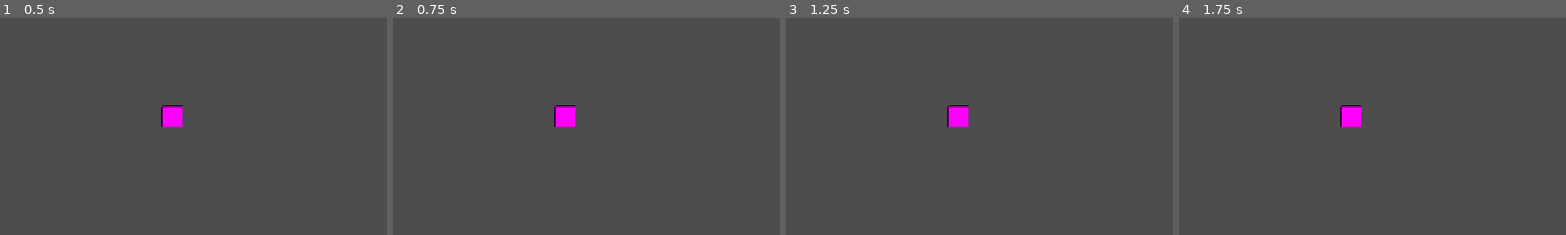
Above: before the commit, frames 1-4 (left to right).
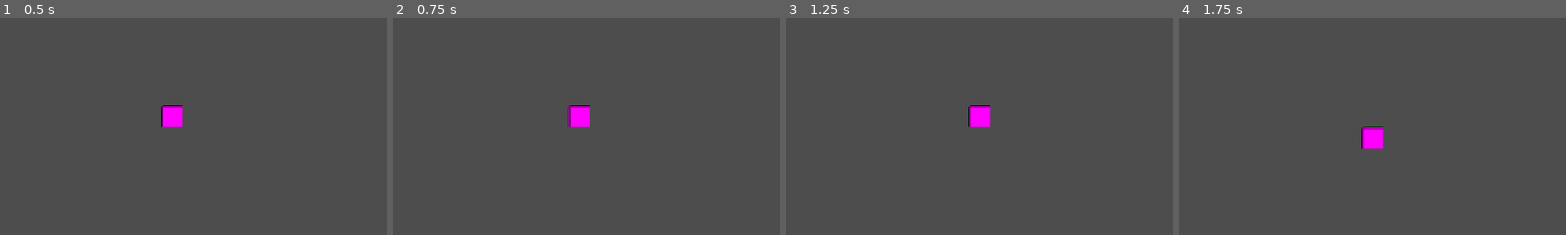
Above: after the commit, the same moments.

Repository: AaravBhatt1/GameJam26
Game: Godot game, scene res://Scenes/level.tscn
Same seed, same stepped clock (60 frames per second), same inputs: the game is played once before the commit and once after it.
Inputs:
- Up to frame 1 (0.5 s): no input
- Up to frame 2 (0.75 s): tap Enter at 0.5 s; hold D (MoveRight) from 0.53 s (still down)
- Up to frame 3 (1.25 s): keep holding D (MoveRight)
- Up to frame 4 (1.75 s): tap Space at 1.25 s; release D (MoveRight) at 1.28 s; hold S (MoveDown) from 1.28 s (still down)
The pictures show only the part of the screen within x 34-84%, y 27-76%; the shares and areas given below are measured in that part.

Frame 1 is identical in both runs. In frame 2, 0.8% of the frame differs, in the area x 41-51%, y 40-51%; in frame 3, 1.2%, in the area x 41-53%, y 40-51%; in frame 4, 1.2%.

Commit message:
Medusa Movement

Diff:
--- a/Scenes/MedusaMovement.gd
+++ b/Scenes/MedusaMovement.gd
@@ -1,8 +1,13 @@
 extends Area2D
+
+var TILE_SIZE = 32
+var ANIMATION_SPEED = 3
 
 enum Direction {UP, DOWN, LEFT, RIGHT }
 
 var facingDirection : Direction
+var moving : bool = false
+@onready var ray = $PlayerMovementRaycast
 
 # Called when the node enters the scene tree for the first time.
 func _ready() -> void:
@@ -29,4 +34,24 @@
 		Move()
 
 func Move():
-	pass
+	if !moving:
+		match facingDirection:
+			Direction.UP:
+				TryMove(Vector2(0,-TILE_SIZE))
+			Direction.DOWN:
+				TryMove(Vector2(0,TILE_SIZE))
+			Direction.LEFT:
+				TryMove(Vector2(-TILE_SIZE, 0))
+			Direction.RIGHT:
+				TryMove(Vector2(TILE_SIZE,0))
+
+func TryMove(MoveVector : Vector2):
+	ray.target_position = MoveVector
+	ray.force_raycast_update()
+	if !ray.is_colliding():
+		var tween = create_tween()
+		tween.tween_property(self, "position",
+		position + MoveVector, 1.0/ANIMATION_SPEED).set_trans(Tween.TRANS_SINE)
+		moving = true
+		await tween.finished
+		moving = false
